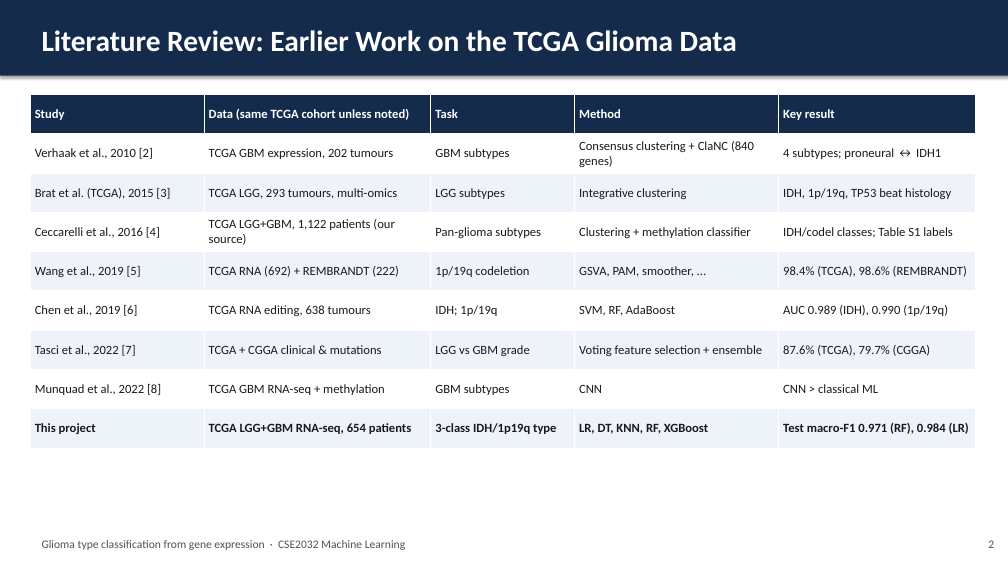
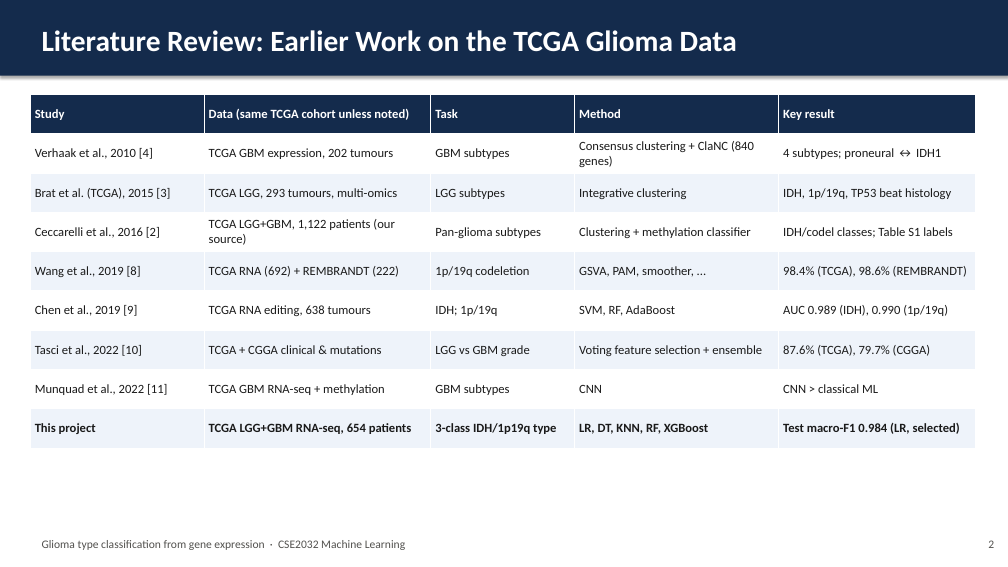
Before and after one commit to isitraghav/glioma-classification-ml, a slide deck: slide 3 of report/Final_Presentation.pptx. Drawn at 1008x567 pixels with LibreOffice and Linux fonts; fonts in the diff are those of the drawing. Boxes give left, top, right and bottom in pixels: in the first picture for what was removed or moved away, otherwise in the second. Text is boxed around its words. In the diff, an @@ line names an element or a change of style, - is before the commit and + after.

```diff
--- a/report/Final_Presentation.pptx
+++ b/report/Final_Presentation.pptx
@@ table at [30,95,975,448] @@
-row 2, column 1: Verhaak et al., 2010 [2]
+row 2, column 1: Verhaak et al., 2010 [4]
-row 4, column 1: Ceccarelli et al., 2016 [4]
+row 4, column 1: Ceccarelli et al., 2016 [2]
-row 5, column 1: Wang et al., 2019 [5]
+row 5, column 1: Wang et al., 2019 [8]
-row 6, column 1: Chen et al., 2019 [6]
+row 6, column 1: Chen et al., 2019 [9]
-row 7, column 1: Tasci et al., 2022 [7]
+row 7, column 1: Tasci et al., 2022 [10]
-row 8, column 1: Munquad et al., 2022 [8]
+row 8, column 1: Munquad et al., 2022 [11]
-row 9, column 5: Test macro-F1 0.971 (RF), 0.984 (LR)
+row 9, column 5: Test macro-F1 0.984 (LR, selected)
```
Also in this commit, not shown: 12 other slides changed, 23 other files.
